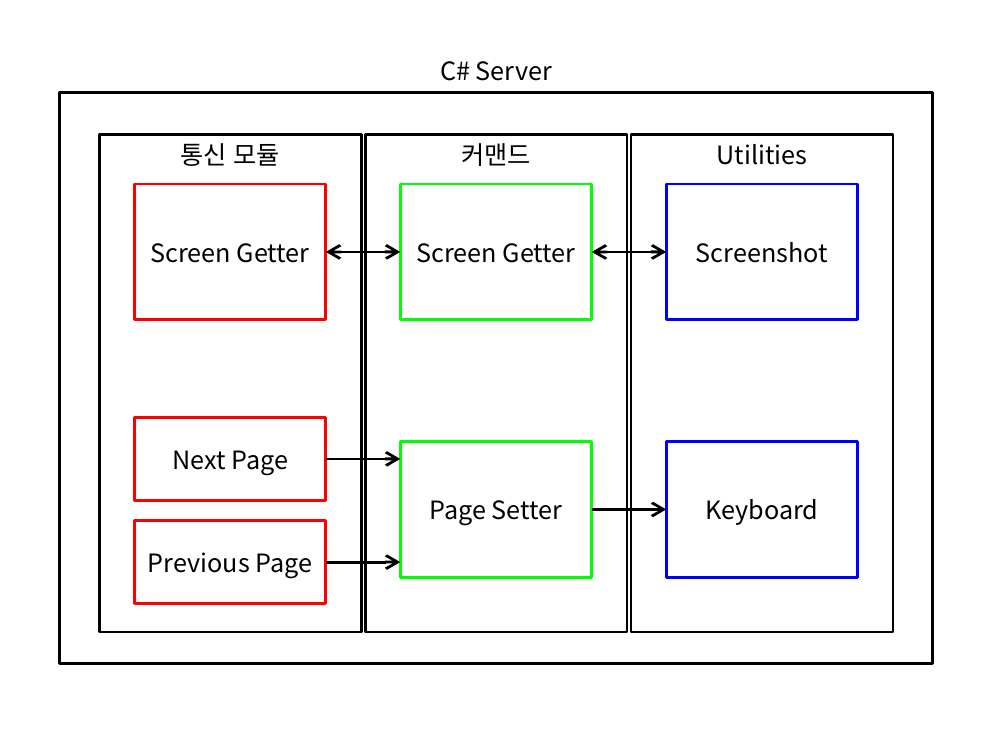
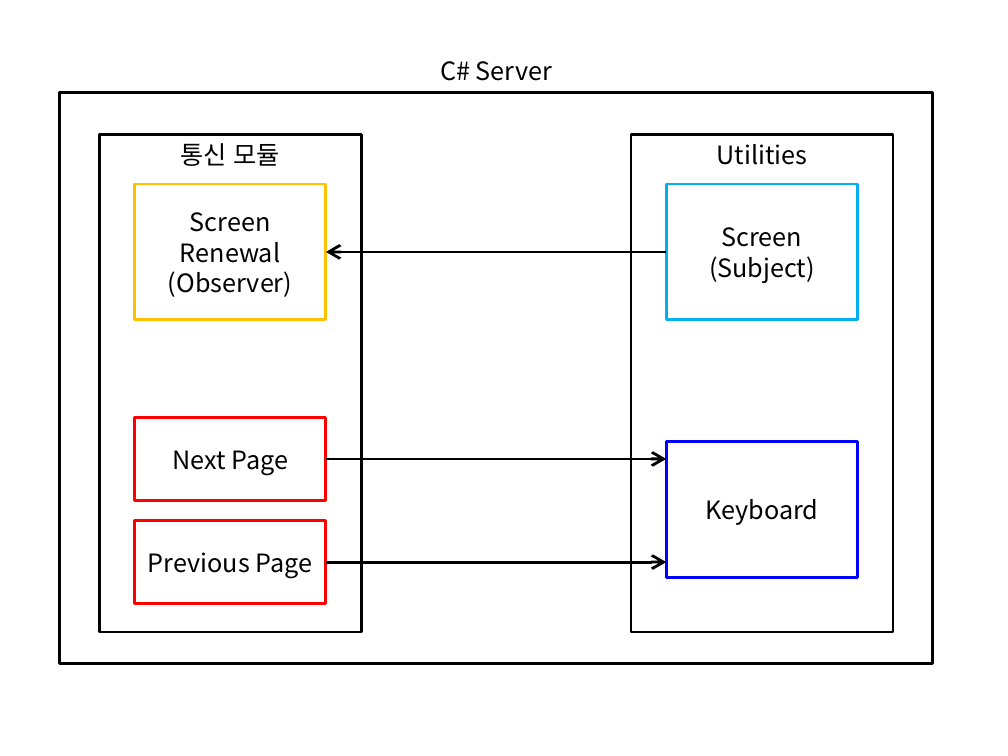
Before and after one commit to uhm0311/PPT-Remote-Viewer, a slide deck: slide 5 of 문서/개요.pptx. Drawn at 1008x756 pixels with LibreOffice and Linux fonts; fonts in the diff are those of the drawing. Boxes give left, top, right and bottom in pixels: in the first picture for what was removed or moved away, otherwise in the second. Text is boxed around its words. In the diff, an @@ line names an element or a change of style, - is before the commit and + after.

```diff
--- a/문서/개요.pptx
+++ b/문서/개요.pptx
@@ rectangle removed at bbox=[365, 134, 627, 632] @@
-커맨드
@@ rectangle "Screen Renewal" at bbox=[134, 184, 326, 321]: outline #FF0000 2 pt to #FFC000 2 pt @@
@@ rectangle removed at bbox=[400, 184, 592, 321] @@
-Screen Getter
@@ rectangle "Screen" at bbox=[666, 184, 858, 321]: outline #0000FF 2 pt to #00B0F0 2 pt @@
@@ text in rectangle at bbox=[168, 212, 292, 297]: text changed @@
-Screen Getter
+Screen Renewal
+(Observer)
@@ text in rectangle at bbox=[709, 227, 815, 283]: text changed @@
-Screenshot
+Screen
+(Subject)
@@ double arrow removed from (400, 252) to (326, 252) @@
@@ arrow added from (666, 252) to (326, 252), #000000 2 pt @@
@@ double arrow removed from (666, 252) to (592, 252) @@
@@ rectangle removed at bbox=[400, 442, 592, 578] @@
-Page Setter
@@ arrow removed from (326, 459) to (400, 459) @@
@@ arrow added from (326, 459) to (666, 459), #000000 2 pt @@
@@ arrow removed from (592, 509) to (666, 509) @@
@@ arrow removed from (326, 562) to (400, 562) @@
@@ arrow added from (326, 562) to (666, 562), #000000 2 pt @@
```
Also in this commit, not shown: 3 other slides changed, 29 other files.
